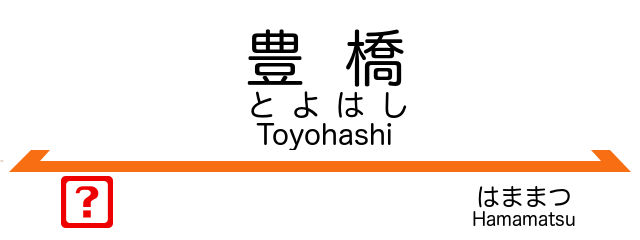
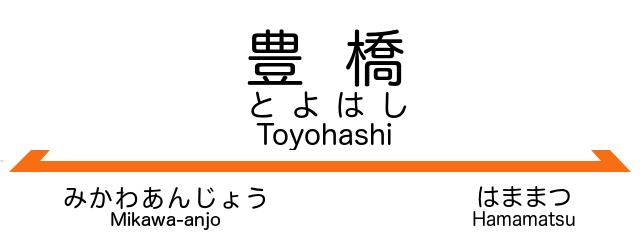
Two versions of the same layered image (640x240). Layer-by-layer changes:
painted on "次駅" over [61, 176, 266, 230]
